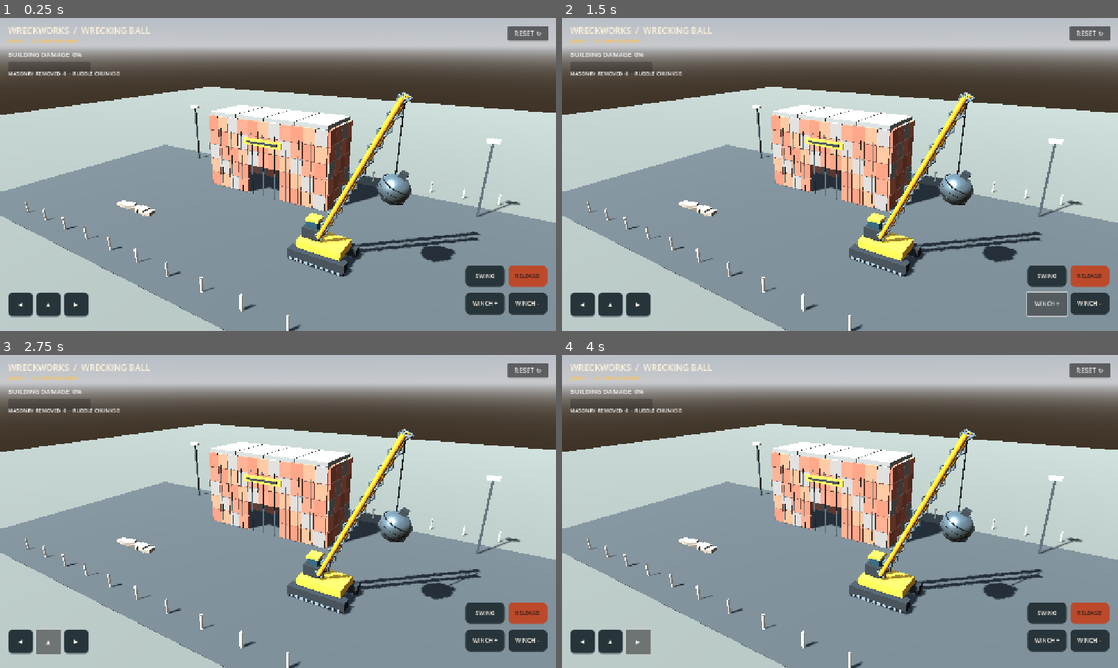
Above: before the commit, frames 1-4 (two rows, left to right).
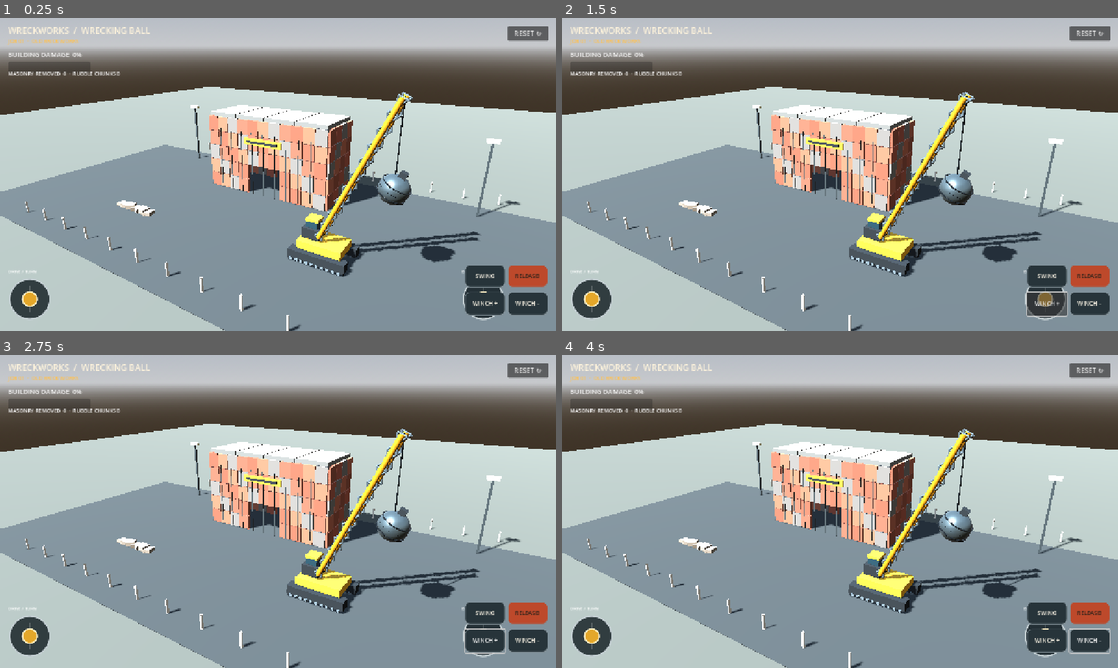
Above: after the commit, the same moments.

Repository: xz64uj777/construction
Game: Godot game, scene res://scenes/main.tscn
Same seed, same stepped clock (60 frames per second), same inputs: the game is played once before the commit and once after it.
Inputs (mouse positions are in pixels of both pictures, inside the frame that each line leads up to):
- Up to frame 1 (0.25 s): no input
- Up to frame 2 (1.5 s): click (584, 305) at 0.5 s, where only the run before the commit has a clickable "◀"; click "WINCH +" at 1.25 s
- Up to frame 3 (2.75 s): click (50, 642) at 2 s, where only the run before the commit has a clickable "▲"
- Up to frame 4 (4 s): click "WINCH −" at 2.75 s; click (639, 642) at 3.5 s, where only the run before the commit has a clickable "▶"

The runs differ from the first frame. In frame 1, 1.2% of the frame differs, in the area x 1-91%, y 80-97%; in frame 2, 2.1%; in frame 3, 3.0%, in the area x 1-91%, y 23-97%; in frame 4, 3.0%.

Commit message:
Replace invisible-to-mobile arrow layout with visible touch joysticks

Diff:
--- a/godot/scripts/main.gd
+++ b/godot/scripts/main.gd
@@ -44,6 +44,43 @@
 var toast_label: Label
 var mobile_controls: Control
 var initial_crane_position := Vector3(5.1, 0, 3.1)
+
+class TouchJoystick extends Control:
+	signal changed(value: Vector2)
+	var knob := Vector2.ZERO
+	var held := false
+	func _ready() -> void:
+		mouse_filter = Control.MOUSE_FILTER_STOP
+		queue_redraw()
+	func _draw() -> void:
+		var radius := minf(size.x, size.y) * 0.46
+		var center := size * 0.5
+		draw_circle(center, radius, Color(0.04, 0.08, 0.1, 0.78))
+		draw_arc(center, radius, 0.0, TAU, 48, Color("#c5d0d4"), 2.0, true)
+		draw_line(center - Vector2(0, radius * 0.65), center + Vector2(0, radius * 0.65), Color(1, 1, 1, 0.2), 1.0)
+		draw_line(center - Vector2(radius * 0.65, 0), center + Vector2(radius * 0.65, 0), Color(1, 1, 1, 0.2), 1.0)
+		draw_circle(center + knob * radius * 0.62, radius * 0.36, Color("#e4a72a"))
+		draw_arc(center + knob * radius * 0.62, radius * 0.36, 0.0, TAU, 32, Color("#fff0c2"), 2.0, true)
+	func _gui_input(event: InputEvent) -> void:
+		if event is InputEventScreenTouch or event is InputEventMouseButton:
+			if event is InputEventMouseButton and event.button_index != MOUSE_BUTTON_LEFT:
+				return
+			held = event.pressed
+			_update_knob(event.position)
+			accept_event()
+		elif (event is InputEventScreenDrag or event is InputEventMouseMotion) and held:
+			_update_knob(event.position)
+			accept_event()
+	func _update_knob(pos: Vector2) -> void:
+		if not held:
+			knob = Vector2.ZERO
+			changed.emit(Vector2.ZERO)
+		else:
+			knob = (pos - size * 0.5) / maxf(1.0, minf(size.x, size.y) * 0.30)
+			if knob.length() > 1.0:
+				knob = knob.normalized()
+			changed.emit(Vector2(knob.x, -knob.y))
+		queue_redraw()
 
 func _ready() -> void:
 	_build_world()
@@ -326,9 +363,38 @@
 	mobile_controls.set_anchors_and_offsets_preset(Control.PRESET_FULL_RECT)
 	mobile_controls.mouse_filter = Control.MOUSE_FILTER_IGNORE
 	root.add_child(mobile_controls)
-	_add_button(mobile_controls, "◀", Vector2(18, -90), Vector2(58, 58), func(): turn_input = -1.0, func(): turn_input = 0.0, true)
-	_add_button(mobile_controls, "▲", Vector2(82, -90), Vector2(58, 58), func(): drive_input = 1.0, func(): drive_input = 0.0, true)
-	_add_button(mobile_controls, "▶", Vector2(146, -90), Vector2(58, 58), func(): turn_input = 1.0, func(): turn_input = 0.0, true)
+	var drive_stick := TouchJoystick.new()
+	drive_stick.name = "DriveJoystick"
+	drive_stick.set_anchors_preset(Control.PRESET_BOTTOM_LEFT)
+	drive_stick.position = Vector2(18, -124)
+	drive_stick.size = Vector2(100, 100)
+	drive_stick.changed.connect(func(v: Vector2):
+		turn_input = v.x
+		drive_input = v.y
+	)
+	mobile_controls.add_child(drive_stick)
+	var drive_label := Label.new()
+	drive_label.text = "DRIVE / TURN"
+	drive_label.set_anchors_preset(Control.PRESET_BOTTOM_LEFT)
+	drive_label.position = Vector2(18, -146)
+	drive_label.add_theme_font_size_override("font_size", 10)
+	mobile_controls.add_child(drive_label)
+	var swing_stick := TouchJoystick.new()
+	swing_stick.name = "BallSwingJoystick"
+	swing_stick.set_anchors_preset(Control.PRESET_BOTTOM_RIGHT)
+	swing_stick.position = Vector2(-218, -124)
+	swing_stick.size = Vector2(100, 100)
+	swing_stick.changed.connect(func(v: Vector2):
+		swing_velocity += v.x * 0.035
+		swing_angle = clampf(swing_angle + v.y * 0.008, -1.1, 1.1)
+	)
+	mobile_controls.add_child(swing_stick)
+	var swing_label := Label.new()
+	swing_label.text = "BALL SWING"
+	swing_label.set_anchors_preset(Control.PRESET_BOTTOM_RIGHT)
+	swing_label.position = Vector2(-218, -146)
+	swing_label.add_theme_font_size_override("font_size", 10)
+	mobile_controls.add_child(swing_label)
 	_add_button(mobile_controls, "WINCH +", Vector2(-210, -90), Vector2(92, 54), func(): winch_input = -1.0, func(): winch_input = 0.0, false)
 	_add_button(mobile_controls, "WINCH −", Vector2(-112, -90), Vector2(92, 54), func(): winch_input = 1.0, func(): winch_input = 0.0, false)
 	_add_button(mobile_controls, "SWING", Vector2(-210, -152), Vector2(92, 52), func(): swing_boost = true, func(): swing_boost = false, false)
